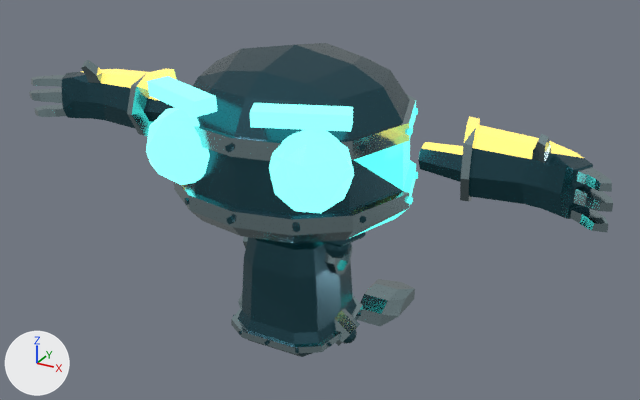
What one commit did to the glTF model public/robot-story/models/RobotExpressiveCyber.glb.
One viewpoint serves both versions: a 50 mm camera at (4.43, -7.53, 3.12) aimed at (0.2, 0.16, -0.72). The axes (+X, +Y, +Z) are drawn at lower left. The lights are the same throughout. The picture after the commit comes second. Where no turn or scale is listed for an object, it has been applied to the vertices. Vertices at exactly the same position are counted once.

Names of what the first picture shows: 'Foot.L', 'Hand.L', 'Hand.R', 'Head', 'LowerLeg.L', 'Torso'.
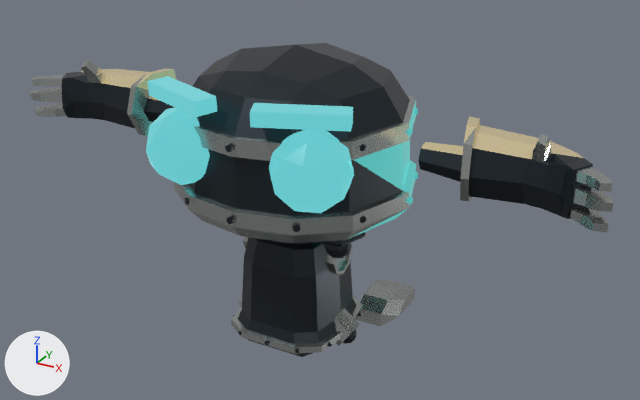
Location of each change, (x1, y1, x2, y2) in pixels of the pictures (640 x 400 px):
part 1 of me_hand_l, recoloured (dark cyan to dark grey)
    both: (418, 148, 593, 219)
part 2 of me_hand_l, recoloured
    both: (460, 128, 613, 232)
part 3 of me_hand_l, recoloured (yellow to beige)
    both: (421, 116, 583, 159)
part 4 of me_hand_r, recoloured (dark cyan to dark grey)
    both: (61, 72, 173, 128)
part 5 of me_hand_r, recoloured
    both: (29, 60, 153, 136)
part 6 of me_hand_r, recoloured (darker)
    both: (80, 67, 177, 101)
part 7 of me_head, recoloured
    both: (173, 94, 416, 244)
part 8 of me_head, recoloured (dark cyan to dark grey)
    both: (185, 43, 410, 232)
part 9 of me_head, recoloured (darker)
    both: (146, 76, 354, 213)
part 10 of me_head, recoloured (darker)
    both: (353, 101, 418, 237)
part 11 of me_torso, recoloured
    both: (231, 237, 363, 354)
part 12 of me_torso, recoloured (dark cyan to dark grey)
    both: (233, 237, 361, 357)

What changed in the scene script:
```text
Add mat_cyber_warm_titanium_chamfer:
    mat_cyber_warm_titanium_chamfer = principled_material('Cyber warm titanium chamfer')
    mat_cyber_warm_titanium_chamfer.base_color = (0.42, 0.45, 0.43)  # grey #adb3af
    mat_cyber_warm_titanium_chamfer.metallic = 0.88
    mat_cyber_warm_titanium_chamfer.roughness = 0.24
Add mat_cyber_satin_graphite_armor:
    mat_cyber_satin_graphite_armor = principled_material('Cyber satin graphite armor')
    mat_cyber_satin_graphite_armor.base_color = (0.028, 0.038, 0.046)  # dark grey #2f373d
    mat_cyber_satin_graphite_armor.metallic = 0.78
    mat_cyber_satin_graphite_armor.roughness = 0.34
Add mat_cyber_smoked_optic_glass:
    mat_cyber_smoked_optic_glass = principled_material('Cyber smoked optic glass')
    mat_cyber_smoked_optic_glass.base_color = (0.006, 0.015, 0.019)  # black #122126
    mat_cyber_smoked_optic_glass.metallic = 0.42
    mat_cyber_smoked_optic_glass.roughness = 0.12
    mat_cyber_smoked_optic_glass.emission_color = (0.13, 0.562, 0.59)  # cyan #65c6ca
    mat_cyber_smoked_optic_glass.emission_strength = 1.0
Add mat_cyber_muted_champagne_edge:
    mat_cyber_muted_champagne_edge = principled_material('Cyber muted champagne edge')
    mat_cyber_muted_champagne_edge.base_color = (0.62, 0.54, 0.34)  # beige #cec29e
    mat_cyber_muted_champagne_edge.metallic = 0.72
    mat_cyber_muted_champagne_edge.roughness = 0.25
    mat_cyber_muted_champagne_edge.emission_color = (0.14, 0.112, 0.0576)  # brown #695e44
    mat_cyber_muted_champagne_edge.emission_strength = 1.0
Change me_hand_l:
    where me_hand_l.from_pydata(...)  # 138 vertices, 272 faces; spans x 1.41..3.31, y -0.51..0.36, z -0.31..0.55
    me_hand_l part 1: all 74 faces that had it switch from mat_cyber_dark_graphite_armor (dark cyan #355561) to mat_cyber_satin_graphite_armor (dark grey #2f373d)
    me_hand_l part 2: all 125 faces that had it switch from mat_cyber_brushed_titanium_trim (grey #9eb6bc) to mat_cyber_warm_titanium_chamfer (grey #adb3af)
    me_hand_l part 3: all 73 faces that had it switch from mat_cyber_amber_warning_edge (yellow #e7d16c, glowing yellow #e5cd69) to mat_cyber_muted_champagne_edge (beige #cec29e)
Change me_hand_r:
    where me_hand_r.from_pydata(...)  # 138 vertices, 272 faces; spans x -3.31..-1.41, y -0.51..0.36, z -0.31..0.55
    me_hand_r part 4: all 74 faces that had it switch from mat_cyber_dark_graphite_armor (dark cyan #355561) to mat_cyber_satin_graphite_armor (dark grey #2f373d)
    me_hand_r part 5: all 125 faces that had it switch from mat_cyber_brushed_titanium_trim (grey #9eb6bc) to mat_cyber_warm_titanium_chamfer (grey #adb3af)
    me_hand_r part 6: all 73 faces that had it switch from mat_cyber_amber_warning_edge (yellow #e7d16c, glowing yellow #e5cd69) to mat_cyber_muted_champagne_edge (beige #cec29e)
Change me_head:
    where me_head.from_pydata(...)  # 511 vertices, 810 faces; spans x -1.32..1.32, y -1.31..1.31, z -0.83..0.83
    me_head part 7: all 110 faces that had it switch from mat_cyber_brushed_titanium_trim (grey #9eb6bc) to mat_cyber_warm_titanium_chamfer (grey #adb3af)
    me_head part 8: all 324 faces that had it switch from mat_cyber_dark_graphite_armor (dark cyan #355561) to mat_cyber_satin_graphite_armor (dark grey #2f373d)
    me_head part 9: all 196 faces that had it switch from mat_cyber_emissive_optic_glass (dark blue #21353f, glowing cyan #76fff6) to mat_cyber_smoked_optic_glass (black #122126, glowing cyan #65c6ca)
    me_head part 10: all 180 faces that had it switch from mat_cyber_embedded_circuit_glow (cyan #27a09e, glowing cyan #59ffef) to mat_cyber_hairline_ice_circuit (dark cyan #357676, glowing cyan #48a9a5)
Change me_torso:
    where me_torso.from_pydata(...)  # 497 vertices, 870 faces; spans x -0.76..0.76, y -0.69..0.68, z -0.9..0.7
    remove me_torso.materials.append(mat_cyber_embedded_circuit_glow)  # cyan #27a09e, glowing cyan #59ffef
    me_torso part 11: all 280 faces that had it switch from mat_cyber_brushed_titanium_trim (grey #9eb6bc) to mat_cyber_warm_titanium_chamfer (grey #adb3af)
    me_torso part 12: all 534 faces that had it switch from mat_cyber_dark_graphite_armor (dark cyan #355561) to mat_cyber_satin_graphite_armor (dark grey #2f373d)
    add me_torso.materials.append(mat_cyber_hairline_ice_circuit)  # dark cyan #357676, glowing cyan #48a9a5
```
